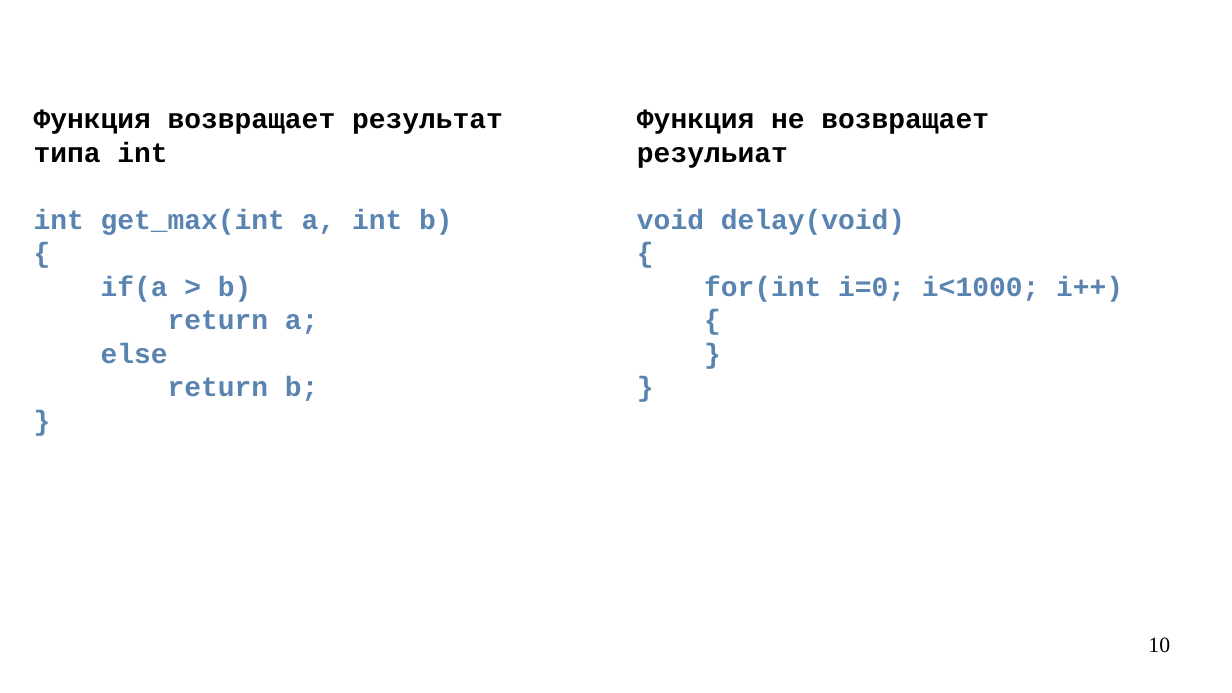
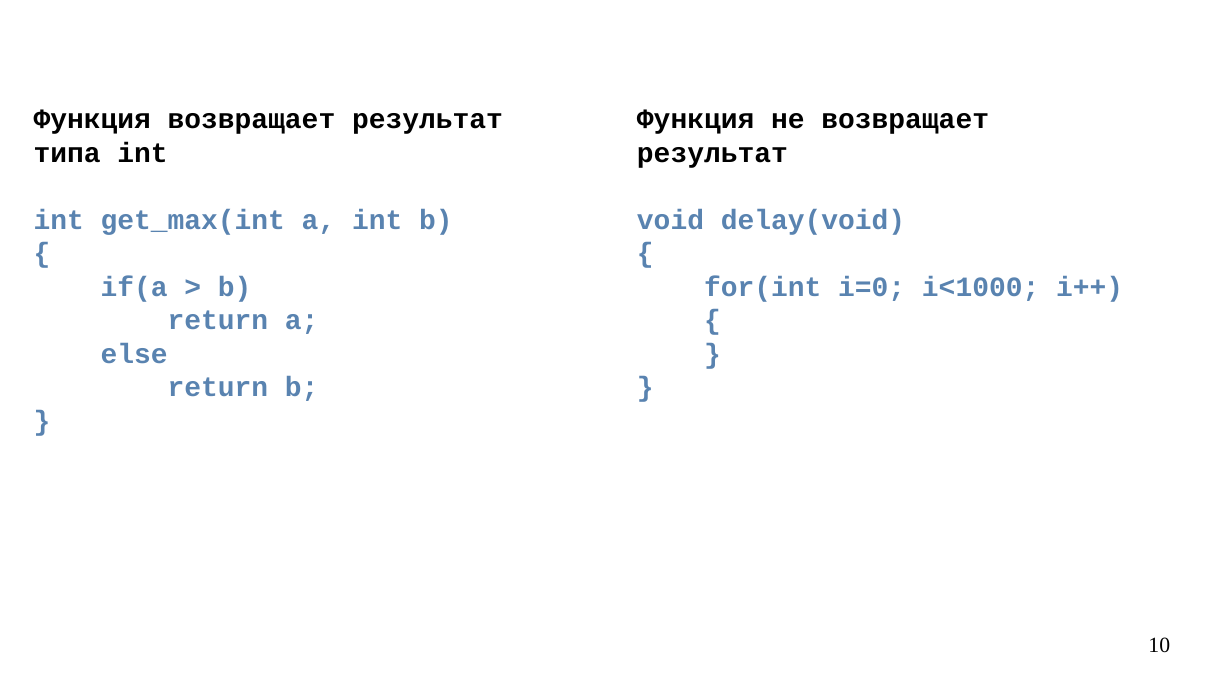
Before and after one commit to steelcraft/stud-lab, a slide deck: slide 10 of Лекции/CBCP01#L4.odp. Drawn at 1232x693 pixels with LibreOffice and Linux fonts; fonts in the diff are those of the drawing. Boxes give left, top, right and bottom in pixels: in the first picture for what was removed or moved away, otherwise in the second. Text is boxed around its words. In the diff, an @@ line names an element or a change of style, - is before the commit and + after.

```diff
--- a/Лекции/CBCP01#L4.odp
+++ b/Лекции/CBCP01#L4.odp
@@ text at (637, 109, 989, 168): text changed @@
-Функция не возвращает резульиат
+Функция не возвращает результат
```
Also in this commit, not shown: 4 other slides changed, 1 slide added, 1 slide removed.
